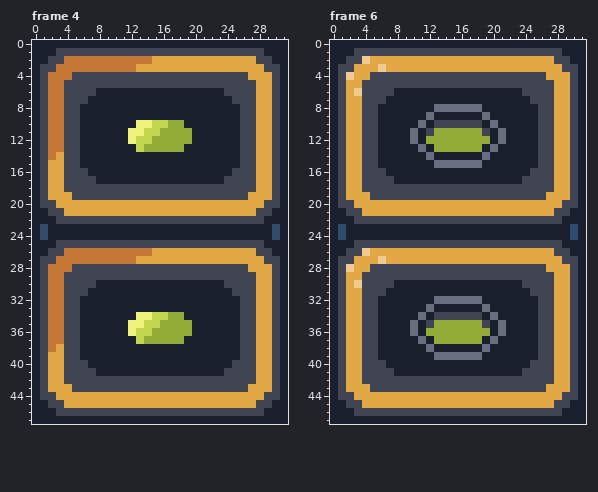
Pixel-art file -- Projetasso/Code Wars 2 - The Offline Server/new_sprites._/em_construçao/ambinte/porta.aseprite. Above is the file before it was changed.
32x48 pixels, 23 frames. Shown: frame 4, frame 6. The commit also changed other frames, which this record leaves out.
After the commit:
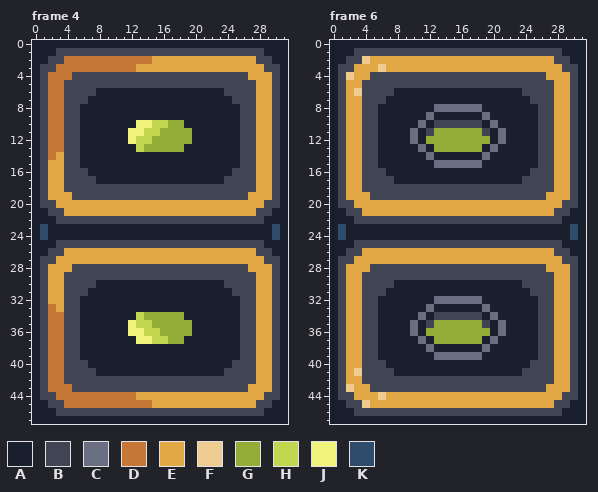
Palette (. is transparent): A #1a1f2e  B #414453  C #696f80  D #c57835  E #e1a845  F #eecb90  G #94ad39  H #c2d64f  J #eff37c  K #2f4c6c
What changed:
Frame 4:
Colour E gives way to colour D in row 38 at x 3; in rows 39 to 42 at x 2 to 3; in row 43 at x 2 to 4; in row 44 at x 3 to 12; in row 45 at x 4 to 14.
Colour D gives way to colour E in row 26 at x 4 to 14; in row 27 at x 3 to 12; in row 28 at x 2 to 4; in rows 29 to 32 at x 2 to 3; in row 33 at x 3.
Colour H gives way to colour G in row 34 at x 15 to 16; in row 35 at x 15.
Colour J gives way to colour G in row 34 at x 14.
Colour G gives way to colour H in row 36 at x 15; in row 37 at x 15 to 16.
Colour J gives way to colour H in rows 34 to 35 at x 13.
Colour G gives way to colour J in row 37 at x 14.
Colour H gives way to colour J in rows 36 to 37 at x 13.
Frame 6:
Colour F gives way to colour E in row 26 at x 4; in row 27 at x 6; in row 28 at x 2; in row 30 at x 3.
Colour E gives way to colour F in row 41 at x 3; in row 43 at x 2; in row 44 at x 6; in row 45 at x 4.
Boxes around the changes in both pictures, in picture pixels (x1, y1, x2, y2):
changed: (48, 248, 168, 408)
changed: (346, 248, 386, 288)
changed: (346, 368, 386, 408)
